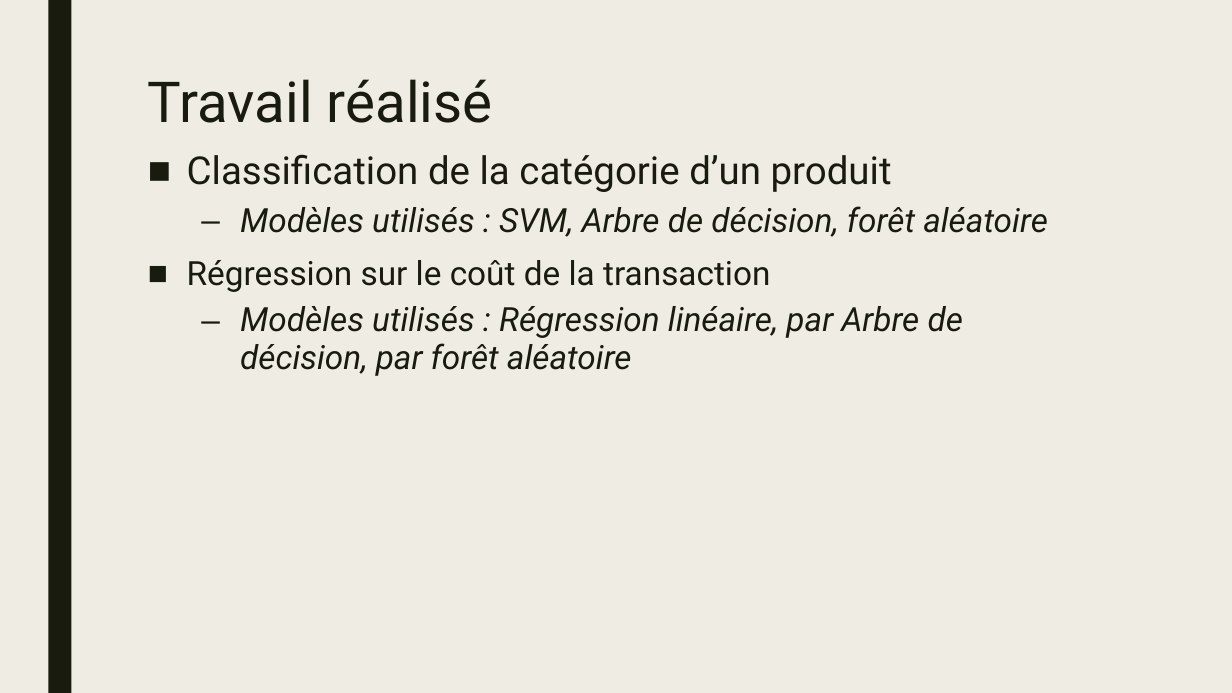
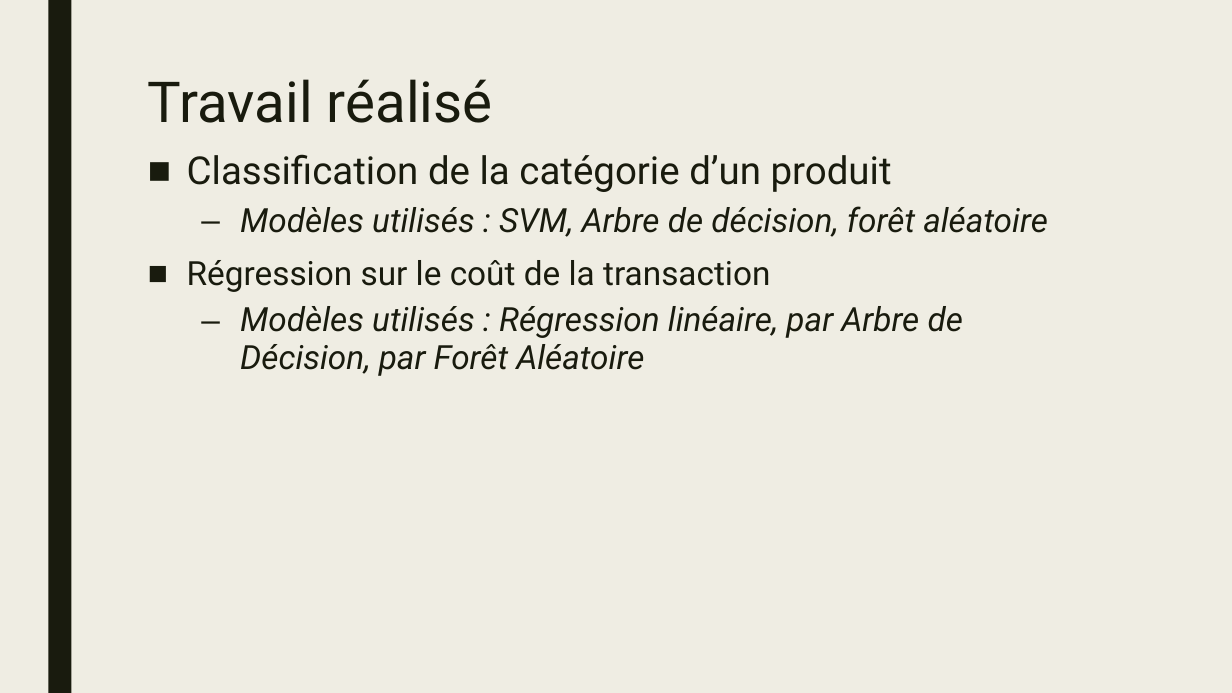
Before and after one commit to HamaniKhalil/black-friday-predict, a slide deck: slide 2 of presentation/fdd-hk-presentation-bf.pptx. Drawn at 1232x693 pixels with LibreOffice and Linux fonts; fonts in the diff are those of the drawing. Boxes give left, top, right and bottom in pixels: in the first picture for what was removed or moved away, otherwise in the second. Text is boxed around its words. In the diff, an @@ line names an element or a change of style, - is before the commit and + after.

```diff
--- a/presentation/fdd-hk-presentation-bf.pptx
+++ b/presentation/fdd-hk-presentation-bf.pptx
@@ text at (240, 306, 963, 376): text changed @@
-  – Modèles utilisés : Régression linéaire, par Arbre de décision, par forêt aléatoire
+  – Modèles utilisés : Régression linéaire, par Arbre de Décision, par Forêt Aléatoire
```
Also in this commit, not shown: 1 other slide changed, 1 other file.
